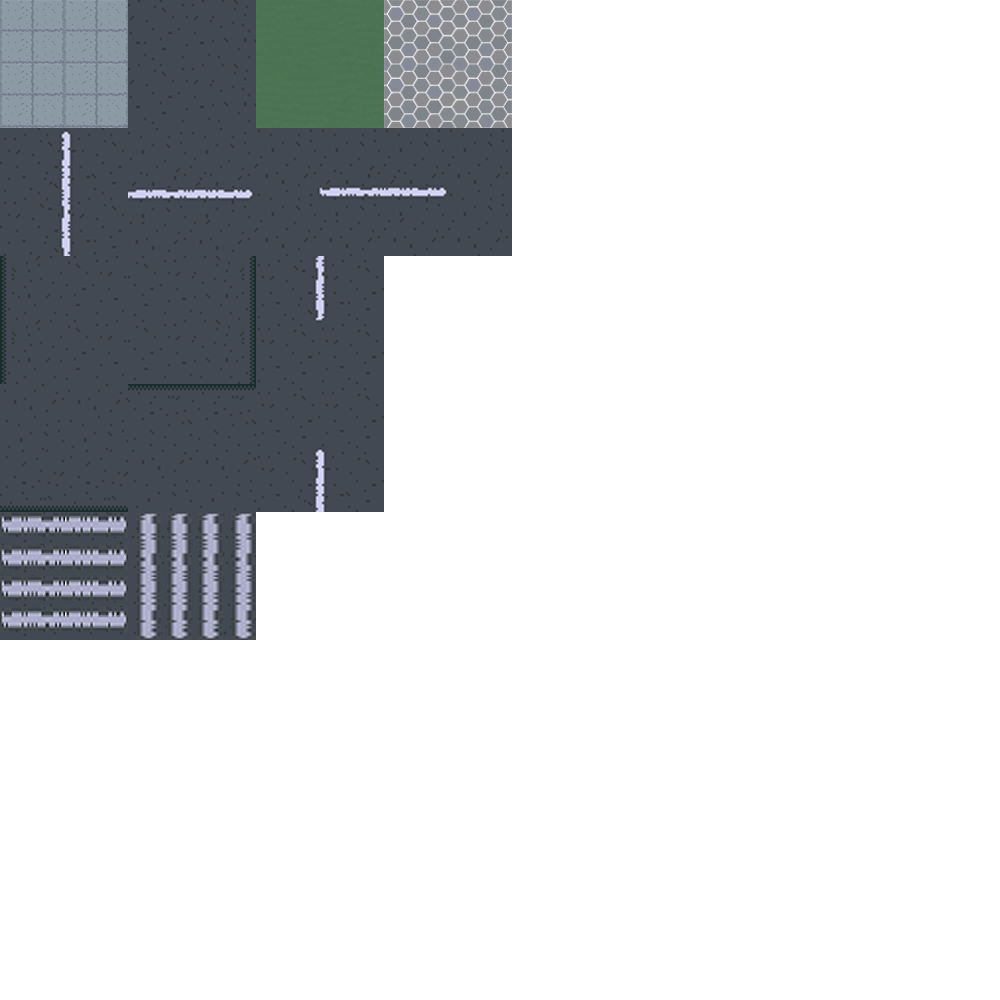
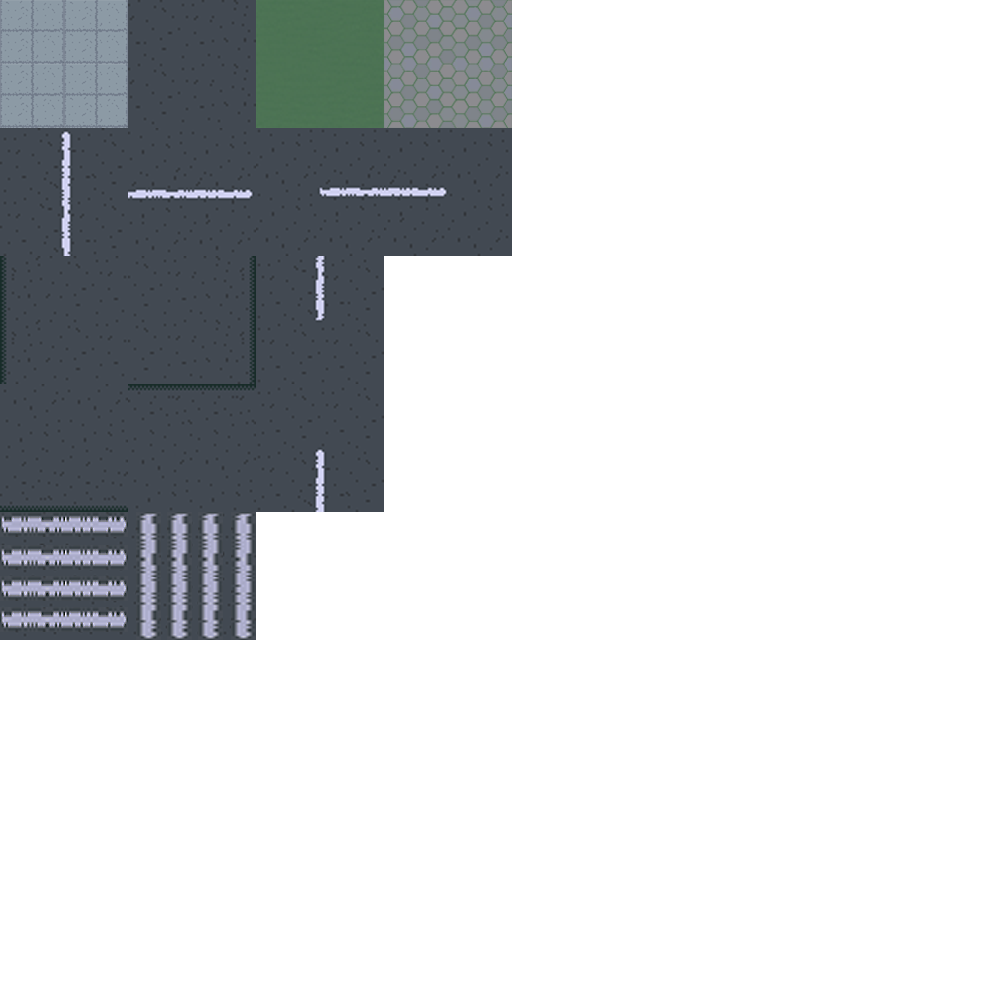
Layer changes from the first 1000x1000 image to the second:
added layer "Layer 21 copy 2" above "Layer 21 copy" over [384, 0, 512, 128]
